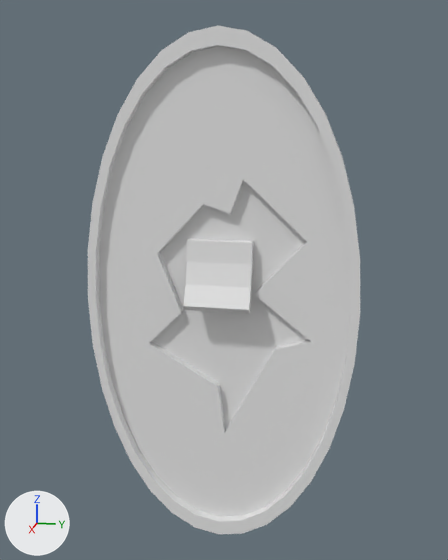
A saved change to the Blender file Assets/Blender Files/mirror_fixed.blend.
Both versions are drawn from a 50 mm camera at (5.1, 1.05, 3.72) aimed at (-0.01, 0.03, 2.44). Every picture has the same lights, and +X, +Y and +Z are marked at lower left.
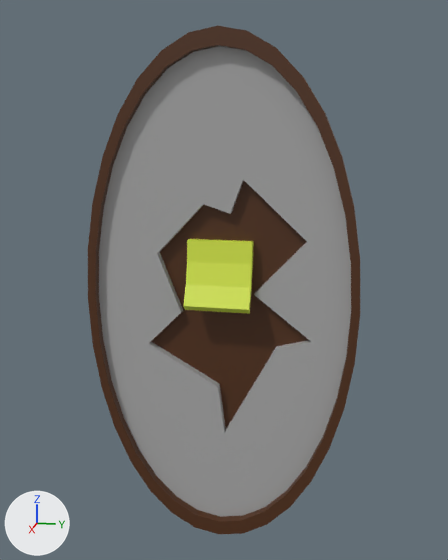
Location of each change, [x1, y1, x2, y2] in pixels of the pictures (448 x 560 px):
part 1 of me_cylinder, recoloured
    both: [283, 55, 360, 254]
part 2 of me_cylinder, recoloured (grey to brown)
    both: [88, 26, 360, 534]
part 3 of me_cylinder, recoloured (grey to brown)
    both: [96, 45, 351, 521]
part 4 of me_cylinder, recoloured (grey to brown)
    both: [151, 181, 308, 428]
part 5 of me_cylinder, recoloured
    both: [99, 46, 351, 517]
part 6 of me_cylinder, recoloured (white to yellow)
    both: [183, 239, 254, 314]

The change in detail:
Material 'Mirror' (mat_mirror) is new.
Its base color is (0.407, 0.407, 0.407) (grey #ababab).
Material 'Frame' (mat_frame) is new.
Its base color is (0.0856, 0.0284, 0.00702) (brown #532f14).
Material 'Post-It.001' (mat_post_it_001) is new.
Its base color is (0.665, 0.8, 0.0632) (yellow #d5e747).
me_cylinder has 169 vertices, 126 faces, 1 loose edge and spans x -1.0..1.0, y -1.0..1.0, z -1.97..1.0.
me_cylinder is used by ob_cylinder; location (0.0, 0.0, 2.237); rotation (0.0, -1.571, 0.0), in degrees (0, -90, 0); scale (2.24, 1.19, 0.0965).
me_cylinder part 1: 32 of the faces centred in x -0.99..0.99, y -0.99..0.99, z 0.0 switch from no material to mat_frame (brown #532f14).
me_cylinder part 2: 32 of the faces centred in x -0.96..0.96, y -0.96..0.96, z -1.0 switch from no material to mat_frame (brown #532f14).
me_cylinder part 3: 32 of the faces centred in x -0.93..0.93, y -0.93..0.93, z -0.6 switch from no material to mat_frame (brown #532f14).
me_cylinder part 4: 1 of the faces centred in x 0.02, y 0.06, z 0.49 switch from no material to mat_frame (brown #532f14).
me_cylinder part 5: 14 of the faces centred in x -0.45..0.41, y -0.42..0.54, z -0.21..0.14 switch from no material to mat_mirror (grey #ababab).
me_cylinder part 6: all 14 faces centred in x -0.01..0.24, y -0.24..0.23, z -1.69..0.39 switch from no material to mat_post_it_001 (yellow #d5e747).
